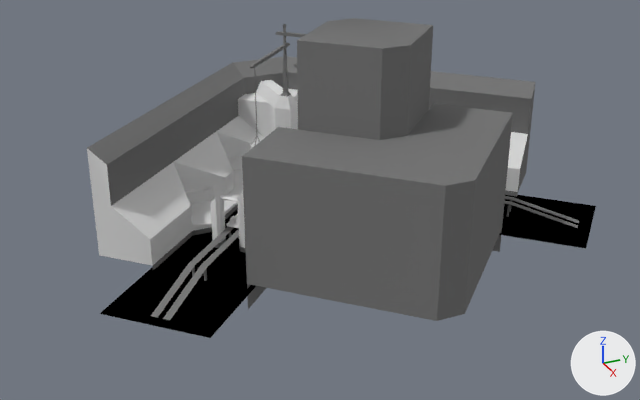
The Blender file assets/lvl/Tyro.blend, before and after one commit.
Both versions are drawn from a 50 mm camera at (293.0, -135.0, 154.0) aimed at (22.0, -14.0, 19.0). Arrows for +X, +Y and +Z are at lower right; the lights stay in place.

Script lines for the objects in view, before the commit:
```python
me_storage_groupmesh_22666_000 = bpy.data.meshes.new('storage_groupmesh_22666.000')
me_storage_groupmesh_22666_000.from_pydata(...)  # 3997 vertices, 3818 faces; spans x -60.0..63.0, y -96.0..104.0, z 0.0
me_storage_groupmesh_22666_000.materials.append(mat_water)  # black #000000
me_storage_groupmesh_22666_001 = bpy.data.meshes.new('storage_groupmesh_22666.001')
me_storage_groupmesh_22666_001.from_pydata(...)  # 4168 vertices, 2697 faces; spans x -74.0..92.0, y -92.0..92.0, z -11.0..82.0
# faces by material slot: [2069, 628]
me_storage_groupmesh_22666_001.materials.append(mat_default)  # light grey #dddddd
me_storage_groupmesh_22666_001.materials.append(mat_outofbounds)  # grey #797979
ob_storage_groupmesh_22666 = bpy.data.objects.new('storage_groupmesh_22666', me_storage_groupmesh_22666_001)
ob_storage_groupmesh_22666.location = (0.0, 0.0, 0.0)
ob_storage_groupmesh_22666_001 = bpy.data.objects.new('storage_groupmesh_22666.001', me_storage_groupmesh_22666_000)
ob_storage_groupmesh_22666_001.location = (6.3, -3.4, 3.1)
```
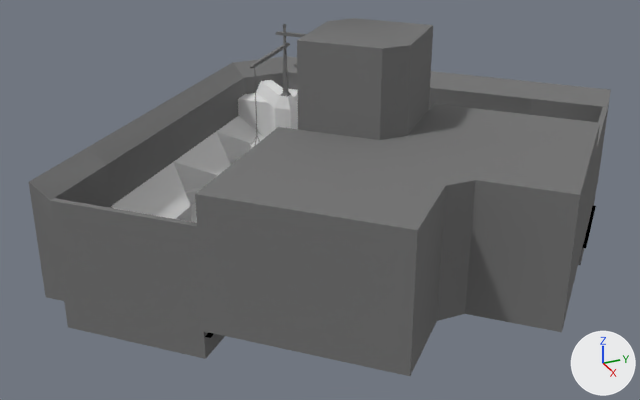
What the commit changed:
me_storage_groupmesh_22666_001 is used by ob_storage_groupmesh_22666; location (0.0, 0.0, 0.0).
me_storage_groupmesh_22666_001 had 4168 vertices, 2697 faces and spanned x -74.0..92.0, y -92.0..92.0, z -11.0..82.0.
me_storage_groupmesh_22666_001 now has 4166 vertices, 2664 faces and spans x -74.0..92.0, y -92.0..92.0, z -11.0..82.0.
Part 1, on me_storage_groupmesh_22666_001:
2 vertices are removed from x 51.0, y -46.0..46.0, z 5.0.
33 faces are deleted.
Mesh me_storage_groupmesh_22666_002 is new.
It has 33 vertices, 16 faces and spans x -54.1..54.1, y -54.1..54.1, z -28.0..28.0.
It uses material mat_outofbounds (grey #797979).
Mesh me_storage_groupmesh_22666_003 is new.
It has 36 vertices, 17 faces and spans x -54.5..54.5, y -54.5..54.5, z -28.0..28.0.
It uses material mat_outofbounds (grey #797979).
Object 'storage_groupmesh_22666.002' (ob_storage_groupmesh_22666_002) is new; it shows me_storage_groupmesh_22666_002.
Its location is (59.3, 59.2, 23.2).
Object 'storage_groupmesh_22666.003' (ob_storage_groupmesh_22666_003) is new; it shows me_storage_groupmesh_22666_003.
Its location is (59.6, -59.6, 23.2).

Pixel boxes (x1, y1, x2, y2) of what changed, in the pictures (640 x 400 px):
'storage_groupmesh_22666.003', added: after (29, 148, 445, 376)
'storage_groupmesh_22666.002', added: after (465, 82, 611, 332)
part 1 of me_storage_groupmesh_22666_001, deleted: before (87, 82, 536, 321)
'storage_groupmesh_22666.001', unchanged, covered by the edit: before (100, 195, 596, 338); after (205, 206, 596, 338)
